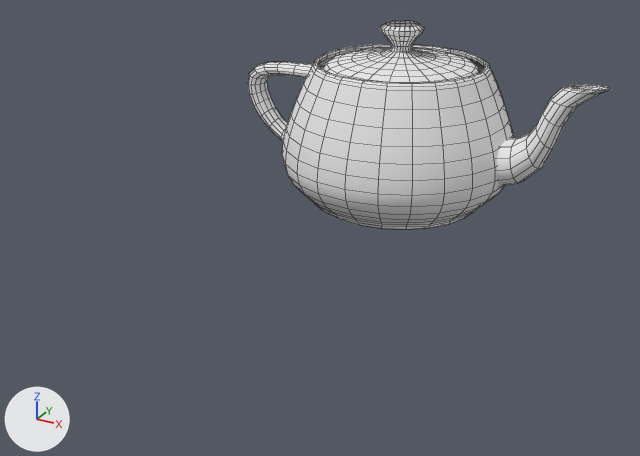
Two versions of the COLLADA model Document1.dae, one commit apart.
Camera for both pictures: a 50 mm lens placed at (2.94, -6.75, 3.19), pointed at (0.09, -1.56, 0.59). Lighting does not change. The marker at lower left points along +X, +Y and +Z. Mesh edges are drawn as thin lines.

In view in the first picture: 'Node2'.
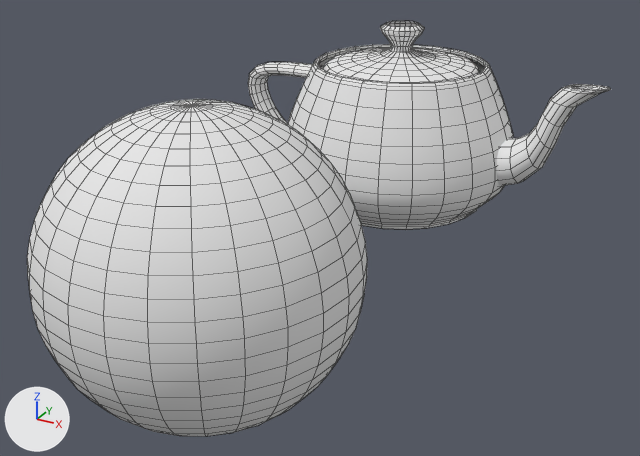
The newer file is also turned or shifted as a whole; pictures and numbers use the older file's frame.

Diff of the bpy script that builds the scene:
```diff
--- a/Document1.dae.py
+++ b/Document1.dae.py
@@ me_sphere3 @@
+me_sphere3.from_pydata(...)  # 704 vertices, 702 faces; spans x -1.0..1.0, y -0.99..0.99, z -1.0..1.0
+me_sphere3.materials.append(mat_s062_diffuse_vertex_material)  # white #e7e7e7
@@ ob_node3 @@
+ob_node3 = bpy.data.objects.new('Node3', me_sphere3)
+ob_node3.location = (-0.004, -2.875, 0.826)
```

Location of each change, [x1, y1, x2, y2] in pixels of the pictures (640 x 456 px):
'Node3', added: after [27, 99, 367, 436]
